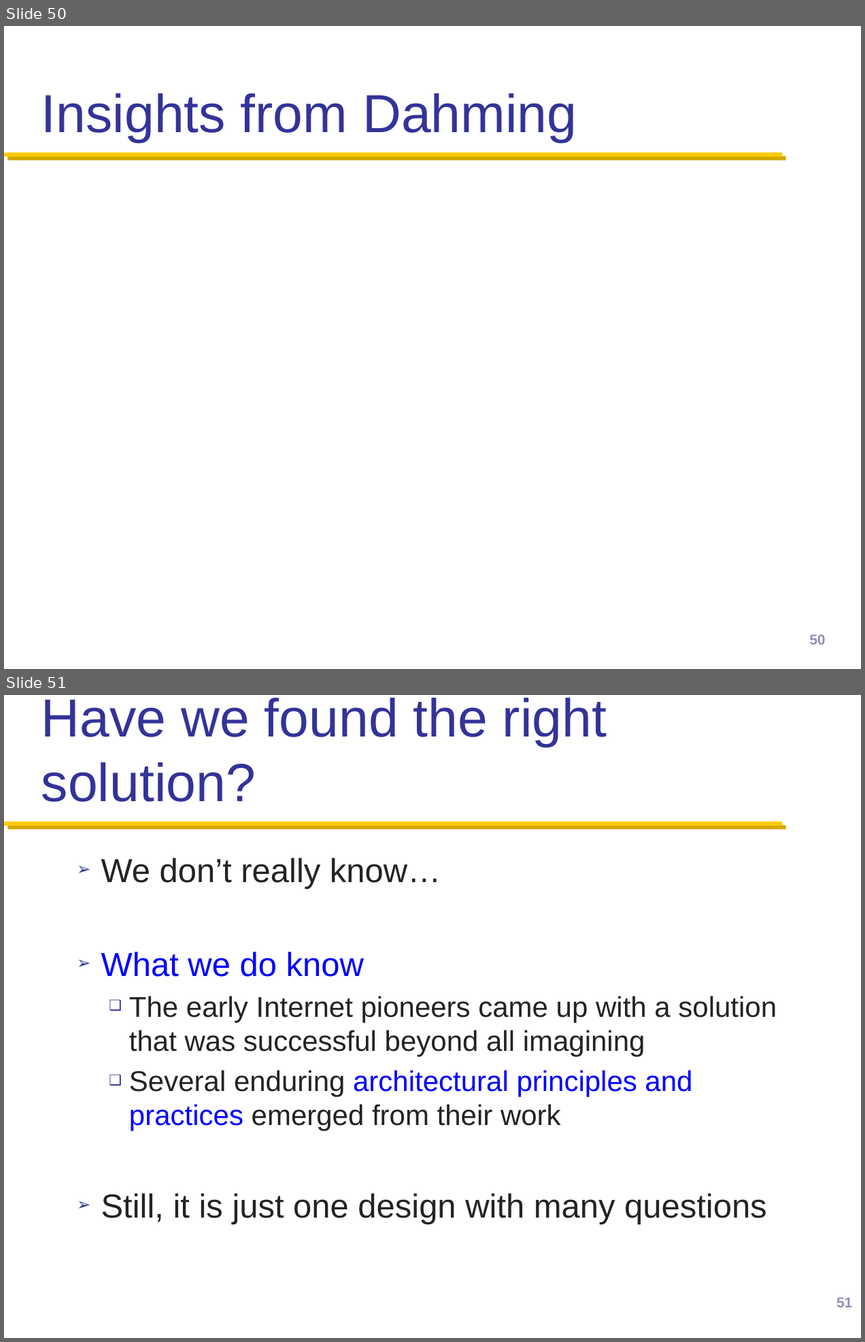
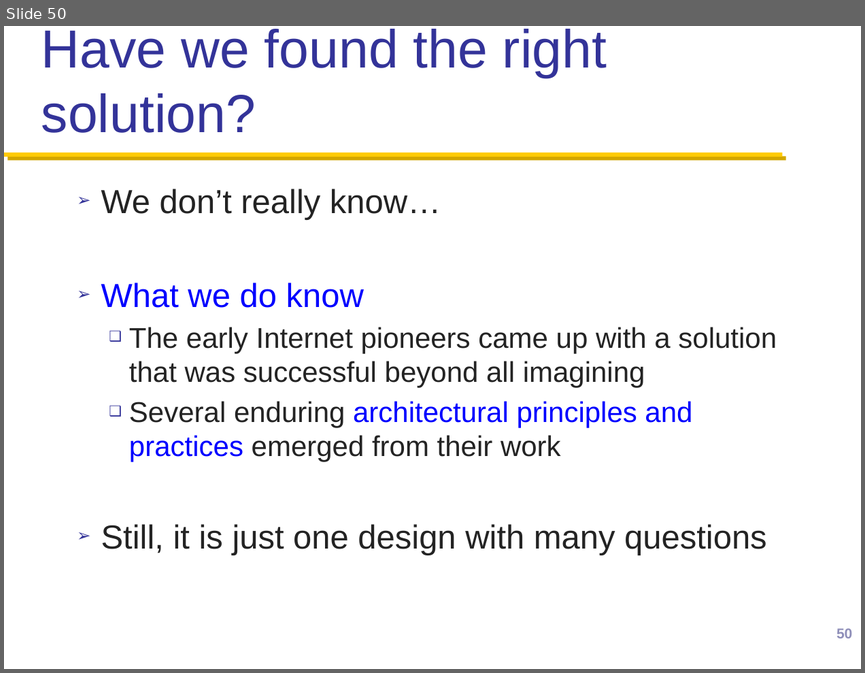
Before and after one commit to henryhxu/CSCI4430-ESTR4120, a slide deck: lec/lec1.pptx. Shown one above the other, each under a label of ours: slides 50 and 51 before the commit, slide 50 after it. The pictures are 865x1342 and 865x673 pixels, drawn with LibreOffice and Linux fonts; fonts in the diff are those of the drawing; background and template pictures are left out. Boxes give left, top, right and bottom in pixels: in the first picture for what was removed or moved away, otherwise in the second. Text is boxed around its words. In the diff, an @@ line names an element or a change of style, - is before the commit and + after.

Commit message:
lec1 updated

```diff
--- a/lec/lec1.pptx
+++ b/lec/lec1.pptx
@@ slide 50 removed at (4, 26, 861, 669), background #FFFFFF; not listed: 1 template element that a slide beside it also shows @@
@@ title removed at (41, 93, 577, 142) @@
-Insights from Dahming
@@ page number removed at (809, 634, 825, 644) @@
-50
@@ what was slide 51 is now slide 50 @@
@@ page number at (836, 628, 852, 638): text changed @@
-51
+50
```
Also in this commit, not shown: 5 slides changed.
